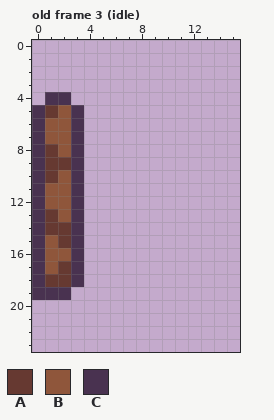
Pixel-art file, stored at android/assets/ase/actor_door_vertical.ase. Above, as it was before the edit.
16x24 pixels, 3 frames. Shown: old frame 3 (idle). The commit also changed other frames, which this record leaves out.
Palette (. is transparent): A #663931  B #8f563b  C #493250
Pixels before, old frame 3 (idle), first column x 0:
 4 .CC.
 5 CABC
 6 CBBC
 7 CBBC
 8 CABC
 9 CAAC
10 CABC
11 CBBC
12 CBBC
13 CABC
14 CAAC
15 CBAC
16 CBBC
17 CBAC
18 CAAC
19 CCC.
Once edited:
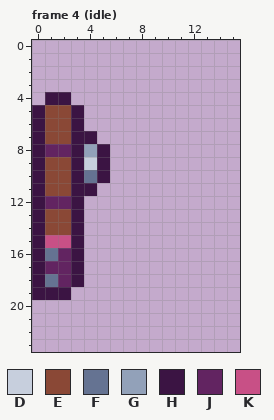
Colours new in this view: D #c7cfdd  E #8a4836  F #657392  G #92a1b9  H #3b1443  J #622461  K #c85086
A new or re-ordered frame is compared with the old frame closest to it.
Change:
frames 3 -> 4
Changed rows in their new state; - is an unchanged pixel.
Frame 4 (idle) is new; against old frame 3 (idle):
first column x 0:
 4 -HH---
 5 HEEH--
 6 HEEH--
 7 HEEHH-
 8 HJJHGH
 9 HEEHDH
10 HEEHFH
11 HEEHH-
12 HJJH--
13 HEEH--
14 HEEH--
15 HKKH--
16 HFJH--
17 HJJH--
18 HFJH--
19 HHH---
